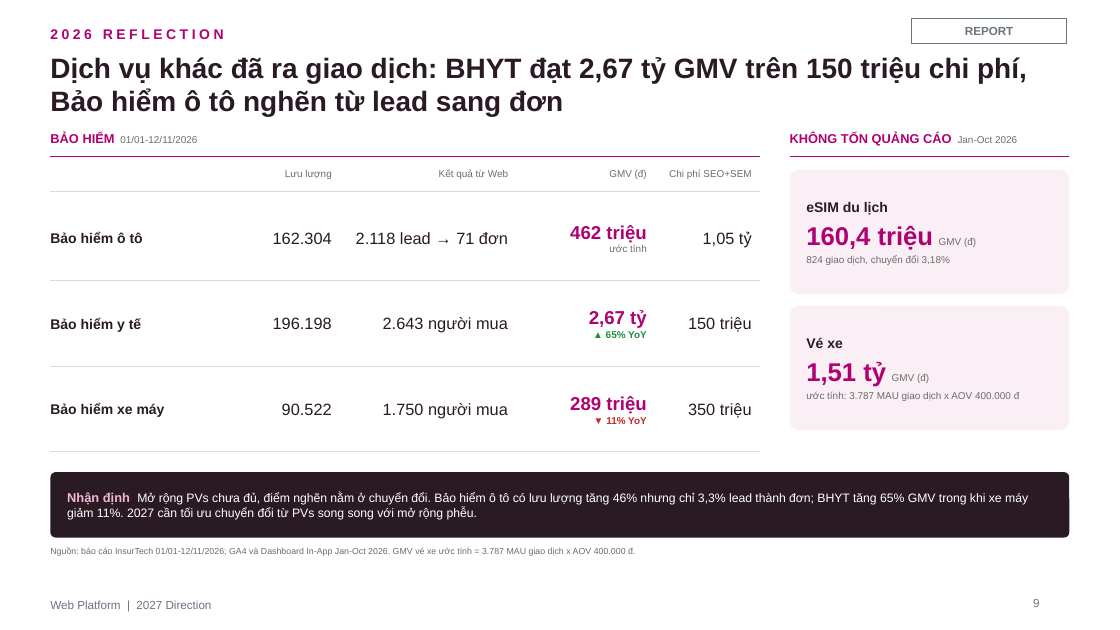
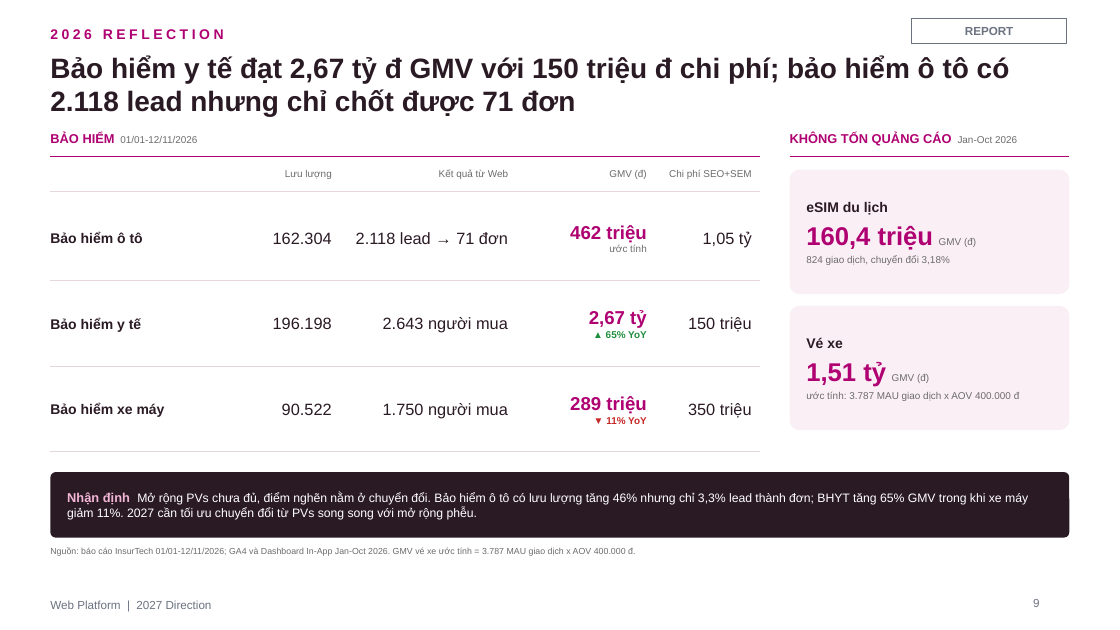
Before and after one commit to stormhoang/hienho-knowledgebase, a slide deck: slide 9 of 07_REPORTS/docs/strategy/2027 Direction - Web Platform (Framework).pptx. Drawn at 1120x630 pixels with LibreOffice and Linux fonts; fonts in the diff are those of the drawing. Boxes give left, top, right and bottom in pixels: in the first picture for what was removed or moved away, otherwise in the second. Text is boxed around its words. In the diff, an @@ line names an element or a change of style, - is before the commit and + after.

```diff
--- a/07_REPORTS/docs/strategy/2027 Direction - Web Platform (Framework).pptx
+++ b/07_REPORTS/docs/strategy/2027 Direction - Web Platform (Framework).pptx
@@ text at (x1=50, y1=56, x2=1010, y2=117): text changed @@
-Dịch vụ khác đã ra giao dịch: BHYT đạt 2,67 tỷ GMV trên 150 triệu chi phí, Bảo hiểm ô tô nghẽn từ lead sang đơn
+Bảo hiểm y tế đạt 2,67 tỷ đ GMV với 150 triệu đ chi phí; bảo hiểm ô tô có 2.118 lead nhưng chỉ chốt được 71 đơn
```
Also in this commit, not shown: 12 other slides changed, 1 slide removed.
